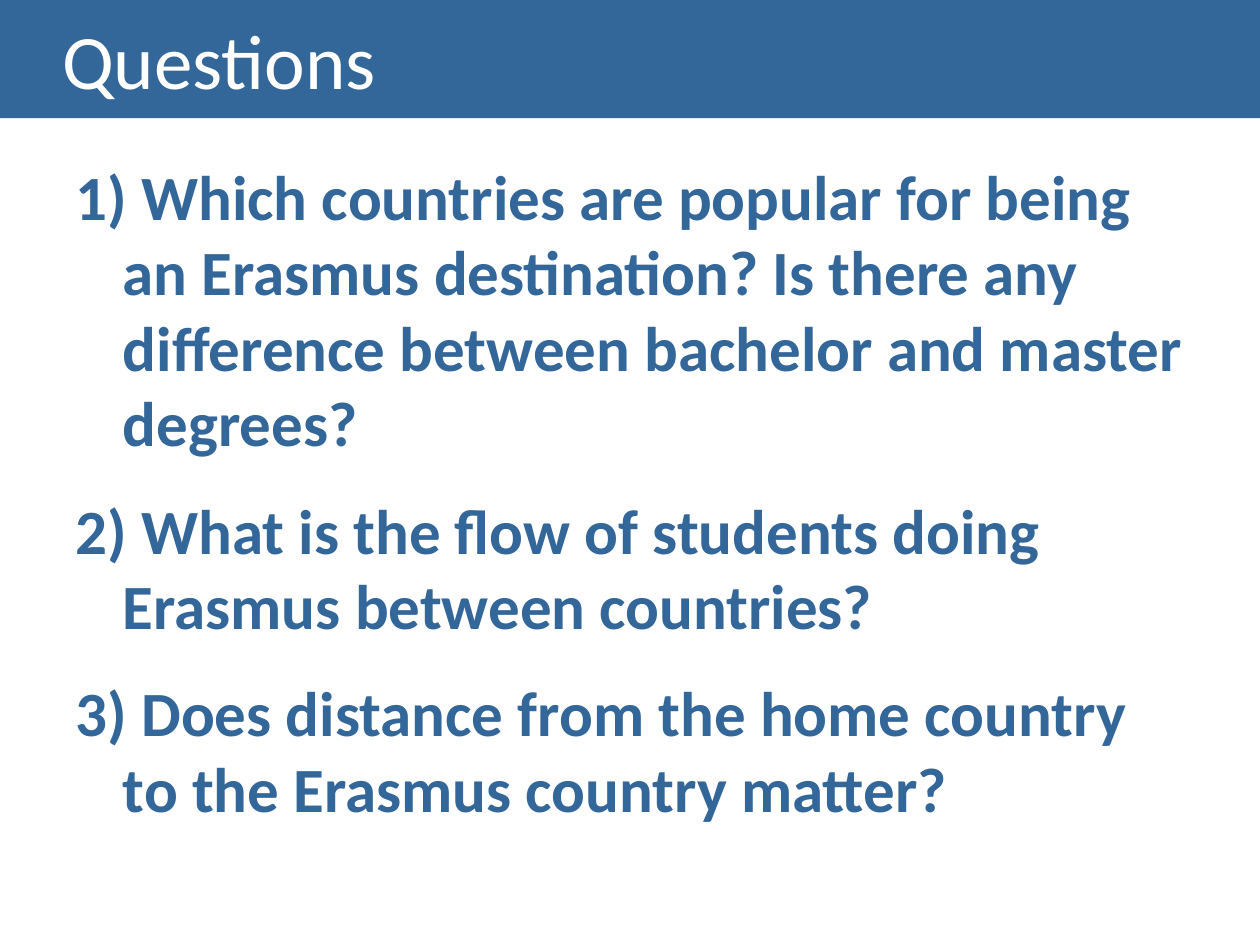
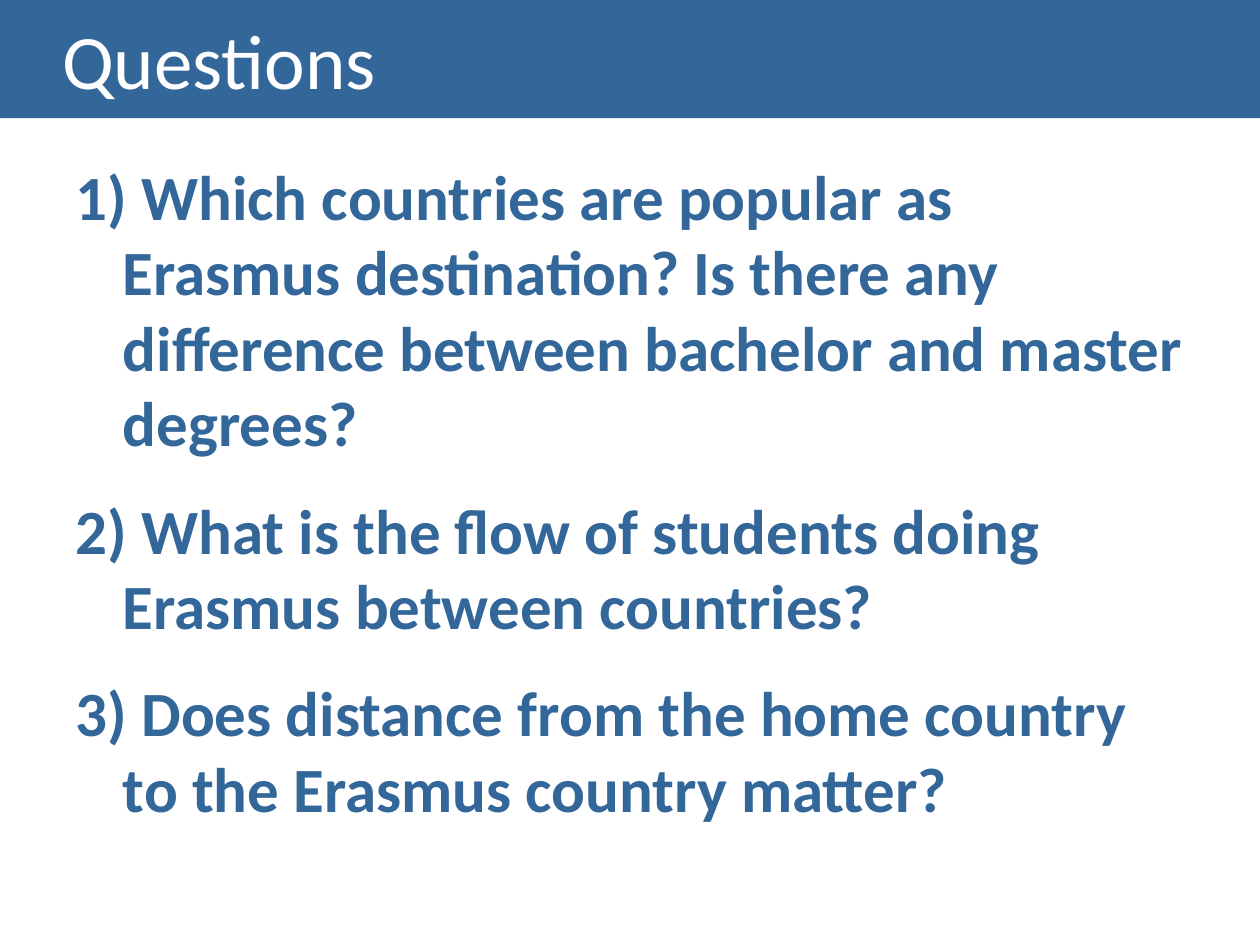
Before and after one commit to mskl/VI13, a slide deck: slide 7 of LAB2.pptx. Drawn at 1260x945 pixels with LibreOffice and Linux fonts; fonts in the diff are those of the drawing. Boxes give left, top, right and bottom in pixels: in the first picture for what was removed or moved away, otherwise in the second. Text is boxed around its words. In the diff, an @@ line names an element or a change of style, - is before the commit and + after.

```diff
--- a/LAB2.pptx
+++ b/LAB2.pptx
@@ text at box(76, 173, 1182, 457): text changed @@
-1) Which countries are popular for being an Erasmus destination? Is there any difference between bachelor and master degrees?
+1) Which countries are popular as Erasmus destination? Is there any difference between bachelor and master degrees?
```
Also in this commit, not shown: 5 other slides changed, 1 other file.
